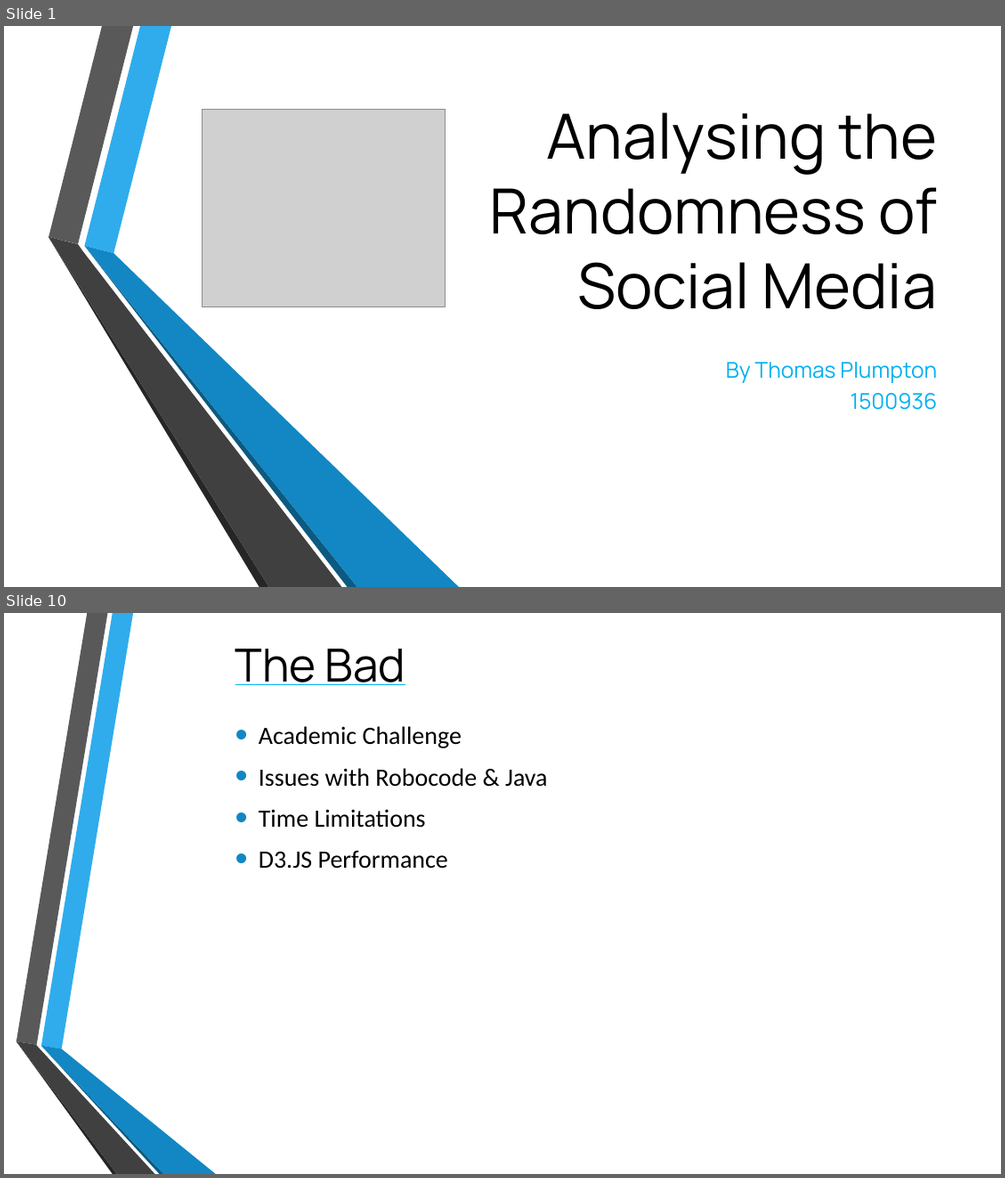
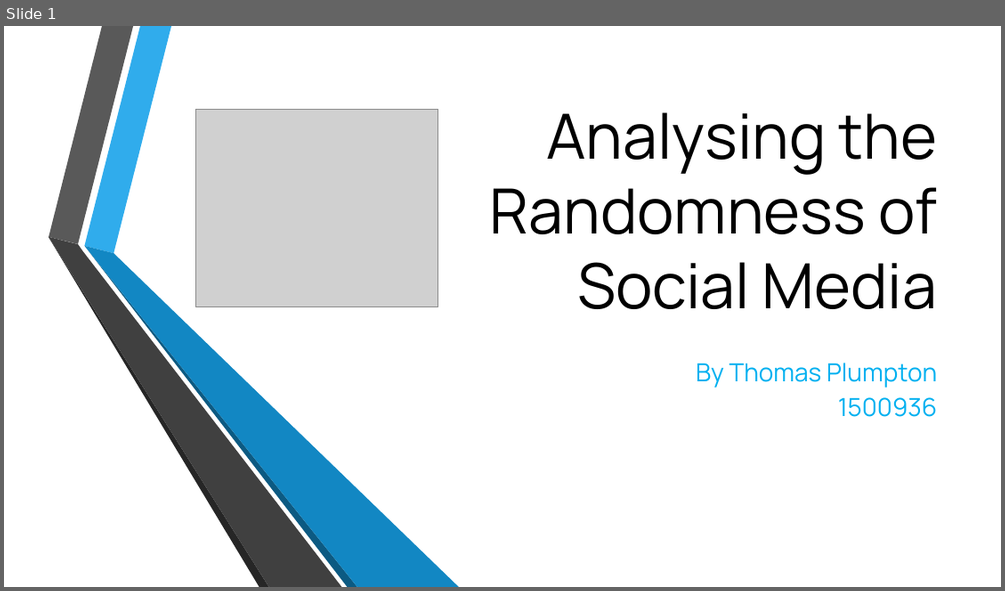
Before and after one commit to TomPlum/major-project, a slide deck: NodeJS/public/ppt/viva.pptx. Shown one above the other, each under a label of ours: slides 1 and 10 before the commit, slide 1 after it; the slides between them are not shown. The pictures are 1005x1178 and 1005x591 pixels, drawn with LibreOffice and Linux fonts; fonts in the diff are those of the drawing; grey boxes stand for pictures; background and template pictures are left out. Boxes give left, top, right and bottom in pixels: in the first picture for what was removed or moved away, otherwise in the second. Text is boxed around its words. In the diff, an @@ line names an element or a change of style, - is before the commit and + after.

```diff
--- a/NodeJS/public/ppt/viva.pptx
+++ b/NodeJS/public/ppt/viva.pptx
@@ slide 10 removed at (x1=4, y1=613, x2=1001, y2=1174), background picture (left out) @@
@@ title removed at (x1=235, y1=649, x2=405, y2=685) @@
-The Bad
@@ text removed at (x1=259, y1=726, x2=548, y2=868) @@
-• Academic Challenge
-• Issues with Robocode & Java
-• Time Limitations
-• D3.JS Performance
@@ group removed at (x1=16, y1=613, x2=216, y2=1174): 6 freeform shapes @@
@@ slide 1 changed as well @@
@@ picture moved from (x1=202, y1=110, x2=445, y2=306) to (x1=195, y1=110, x2=438, y2=306) @@
@@ subtitle "By Thomas Plumpton" at (x1=696, y1=362, x2=937, y2=417): size 21 to 24 pt @@
```
Also in this commit, not shown: 7 other slides changed, 10 slides added, 4 other slides removed.
